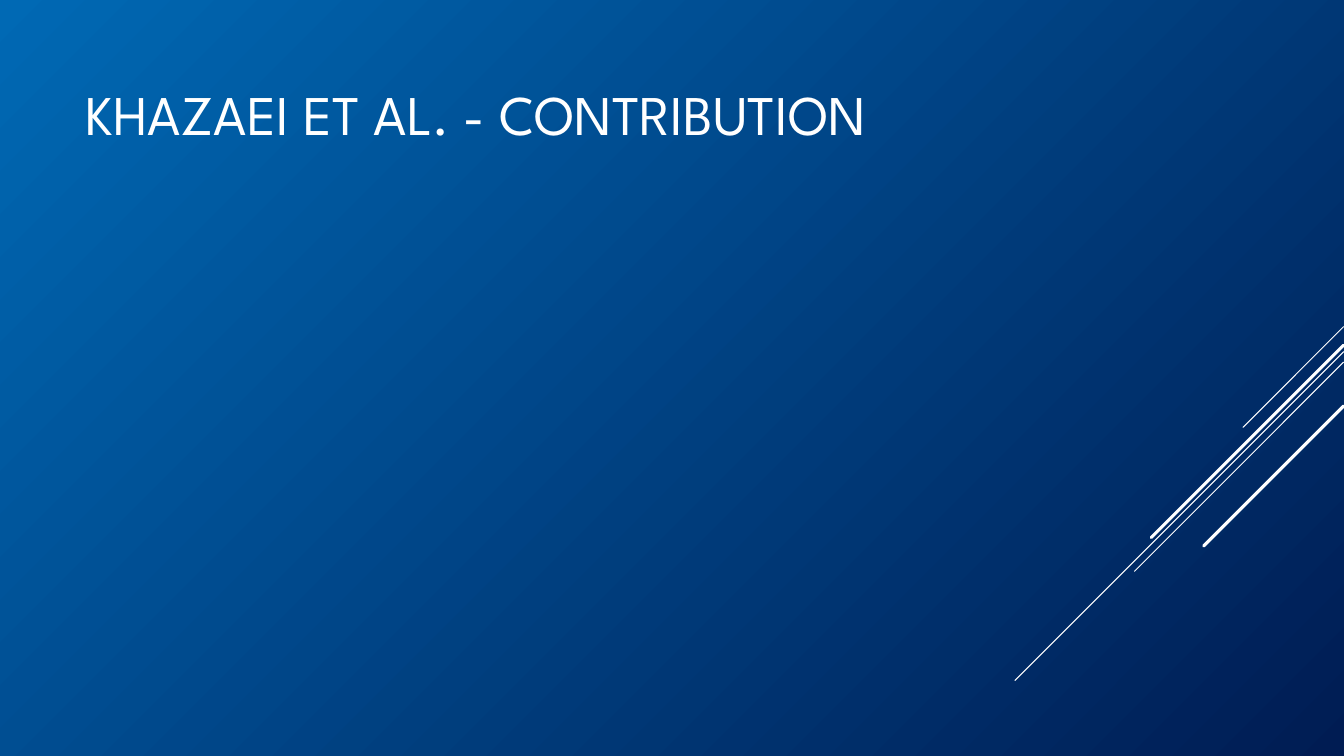
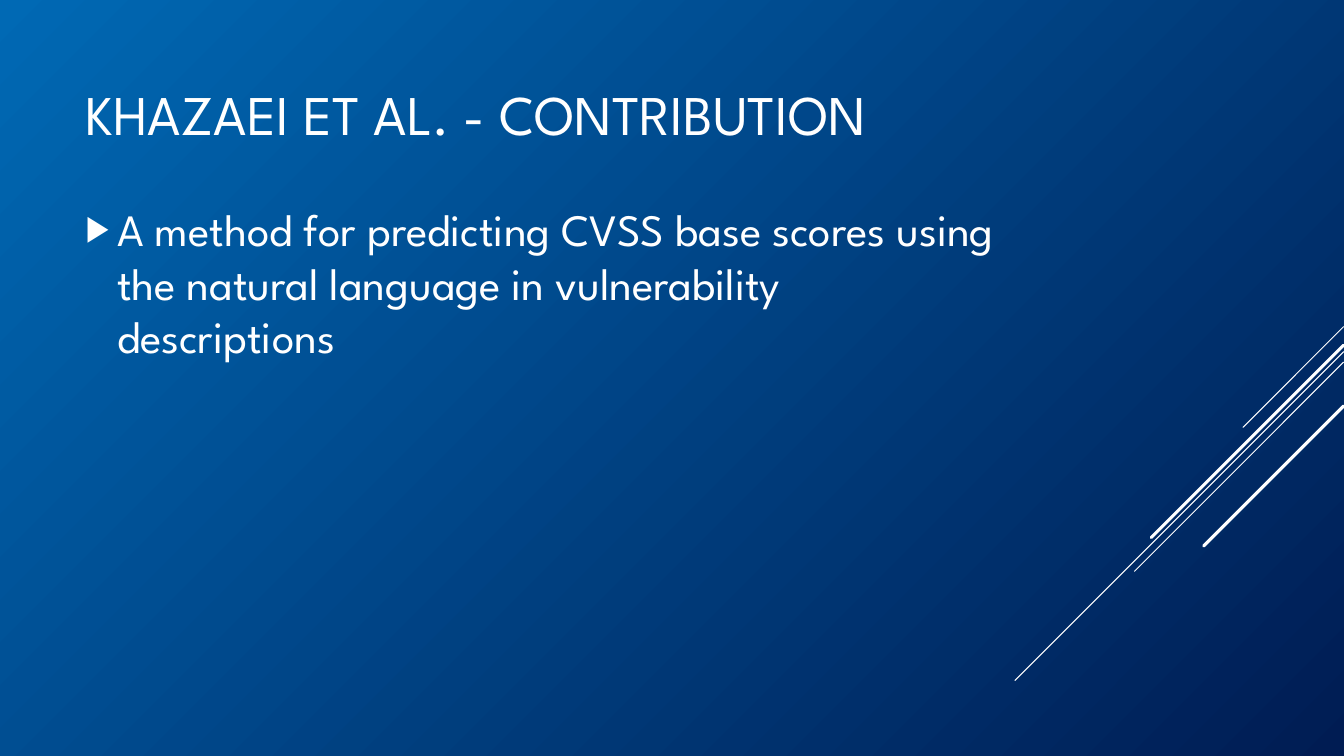
Before and after one commit to BenChurch/Winter2017, a slide deck: slide 23 of CISC848/BackgroundPentation/ChurchCISC848Background.pptx (slide 22 before the commit). Drawn at 1344x756 pixels with LibreOffice and Linux fonts; fonts in the diff are those of the drawing. Boxes give left, top, right and bottom in pixels: in the first picture for what was removed or moved away, otherwise in the second. Text is boxed around its words. In the diff, an @@ line names an element or a change of style, - is before the commit and + after.

```diff
--- a/CISC848/BackgroundPentation/ChurchCISC848Background.pptx
+++ b/CISC848/BackgroundPentation/ChurchCISC848Background.pptx
@@ text added at <box>117,214,994,363</box>, 32 pt, text #FFFFFF @@
+▶ A method for predicting CVSS base scores using the natural language in vulnerability descriptions
```
Also in this commit, not shown: 7 other slides changed, 6 slides added, 1 slide removed, 3 other files.
